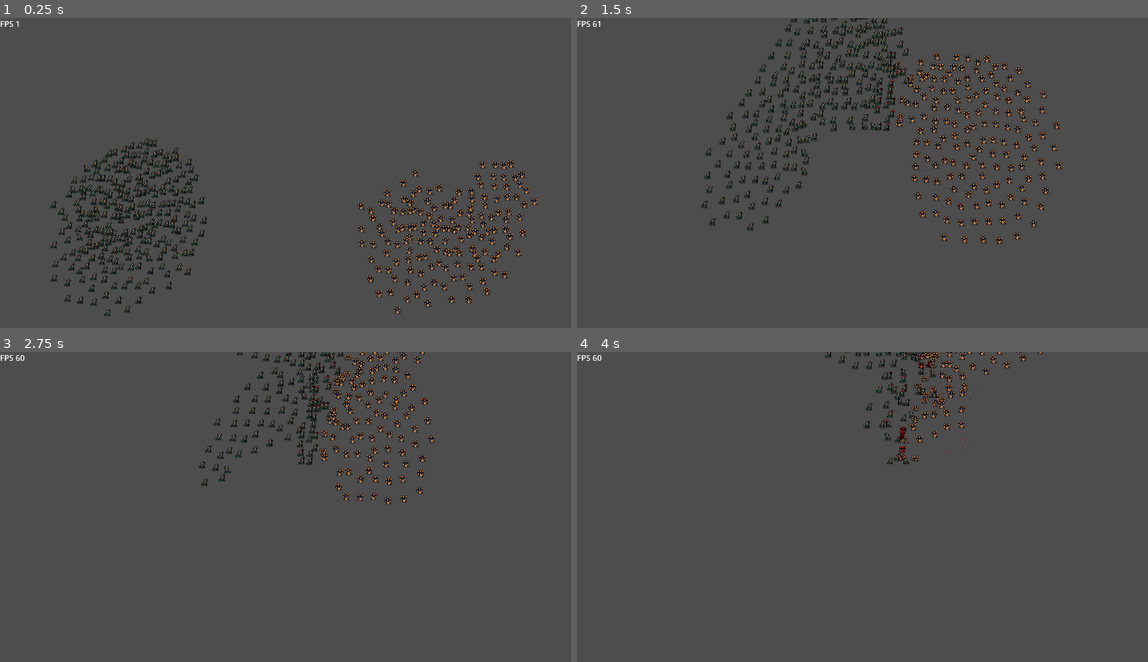
Above: before the commit, frames 1-4 (two rows, left to right).
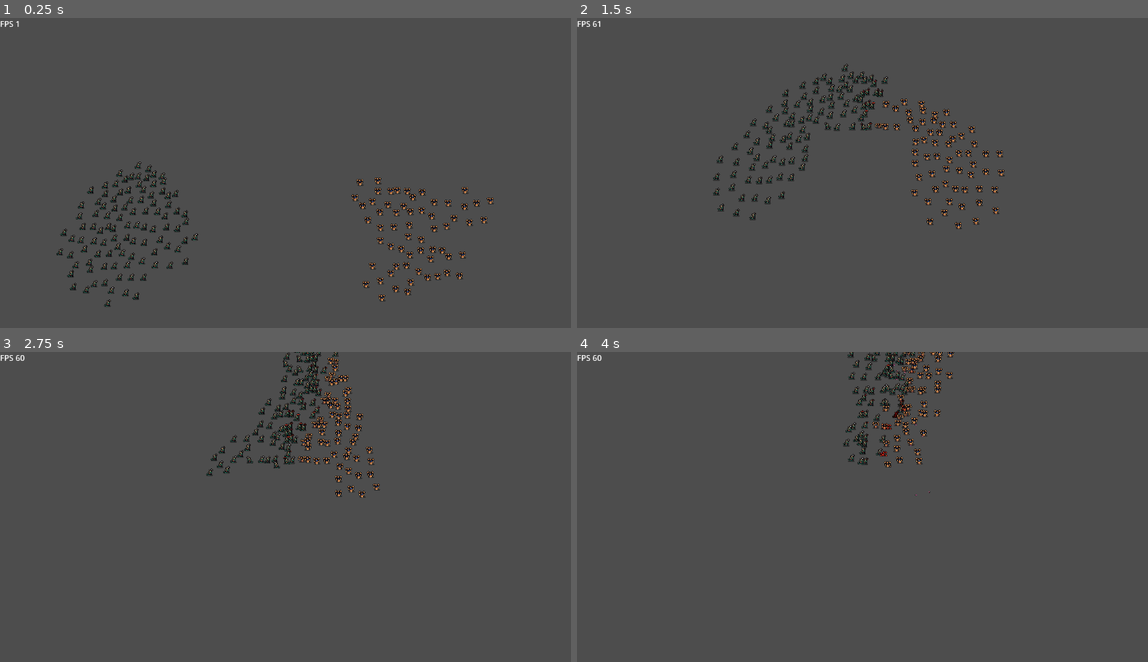
Above: after the commit, the same moments.

Repository: Snayff/nqp3
Game: Godot game, scene res://scenes/stages/combat/stage_combat.tscn
The game is run twice, just before and just after one commit, with the same random seed, the same clock (stepped at 60 frames per second) and the same inputs.
Inputs (mouse positions are in pixels of both pictures, inside the frame that each line leads up to):
- Up to frame 1 (0.25 s): no input
- Up to frame 2 (1.5 s): move the mouse to (1033, 179) at 0.52 s; click (1033, 179) at 0.67 s; move the mouse to (765, 216) at 1.27 s; click (765, 216) at 1.42 s
- Up to frame 3 (2.75 s): move the mouse to (382, 451) at 2.02 s; click (382, 451) at 2.17 s
- Up to frame 4 (4 s): move the mouse to (862, 603) at 2.77 s; click (862, 603) at 2.92 s; move the mouse to (1085, 584) at 3.52 s; click (1085, 584) at 3.67 s

The runs differ from the first frame. In frame 1, 8.7% of the frame differs, in the area x 8-95%, y 38-97%; in frame 2, 9.0%, in the area x 21-85%, y 0-74%; in frame 3, 5.1%; in frame 4, 3.0%.

Commit message:
change phys to separate thread, switch avoidance on

Diff:
--- a/project.godot
+++ b/project.godot
@@ -13,6 +13,7 @@
 config/name="Not Quite Paradise"
 run/main_scene="res://scenes/stages/combat/stage_combat.tscn"
 config/features=PackedStringArray("4.1", "Forward Plus")
+run/max_fps=60
 config/icon="res://icon.svg"
 
 [autoload]
@@ -25,6 +26,10 @@
 Utility="*res://scripts/globals/utility.gd"
 Hashgrid="*res://hashgrid/hashgrid.gd"
 
+[debug]
+
+settings/stdout/verbose_stdout=true
+
 [display]
 
 window/size/viewport_width=1280
@@ -35,7 +40,6 @@
 [editor]
 
 version_control/plugin_name="GitPlugin"
-version_control/autoload_on_startup=true
 
 [layer_names]
 
@@ -43,6 +47,10 @@
 2d_physics/layer_2="Entity"
 2d_physics/layer_3="Hurtbox"
 
+[physics]
+
+2d/run_on_separate_thread=true
+
 [rendering]
 
 textures/canvas_textures/default_texture_filter=0
--- a/scenes/entities/actor/actor.tscn
+++ b/scenes/entities/actor/actor.tscn
@@ -36,8 +36,8 @@
 path_desired_distance = 8.0
 target_desired_distance = 8.0
 path_max_distance = 16.0
+avoidance_enabled = true
 neighbor_distance = 8.0
-max_neighbors = 50
 max_speed = 8.0
 
 [node name="AnimatedSprite2D" type="AnimatedSprite2D" parent="."]
--- a/scenes/stages/combat/stage_combat.gd
+++ b/scenes/stages/combat/stage_combat.gd
@@ -17,7 +17,7 @@
 	# FIXME: when troupes exist update to use troupe. placeholder code for now.
 
 	for key in _units.keys():
-		var num_unit_per_team = 25
+		var num_unit_per_team = 10
 		var unit_name: String
 		if key == "ally":
 			unit_name = "conjurer"
--- a/scenes/stages/combat/stage_combat.tscn
+++ b/scenes/stages/combat/stage_combat.tscn
@@ -19,6 +19,7 @@
 
 [node name="NavigationRegion2D" type="NavigationRegion2D" parent="."]
 navigation_polygon = SubResource("NavigationPolygon_qkf04")
+constrain_avoidance = true
 
 [node name="AllySpawner" type="Area2D" parent="."]
 position = Vector2(220, 465)
--- a/scripts/globals/factory.gd
+++ b/scripts/globals/factory.gd
@@ -47,10 +47,14 @@
 
 	instance.uid = Utility.generate_id()
 	instance._ai = ActorAI.new(instance)
+	creator.add_child(instance._ai)
 	instance.stats = _build_actor_stats(unit_data)
+	creator.add_child(instance.stats)
 	instance.animated_sprite.sprite_frames = _build_sprite_frame(name_)
 	instance._status_effects = _build_status_effects()
+	creator.add_child(instance._status_effects)
 	instance = _add_actions(instance, unit_data)
+	creator.add_child(instance._actions)
 	instance._cast_timer = _add_cast_timer(instance)
 
 	# shuffle starting pos so they dont start on top of one another
